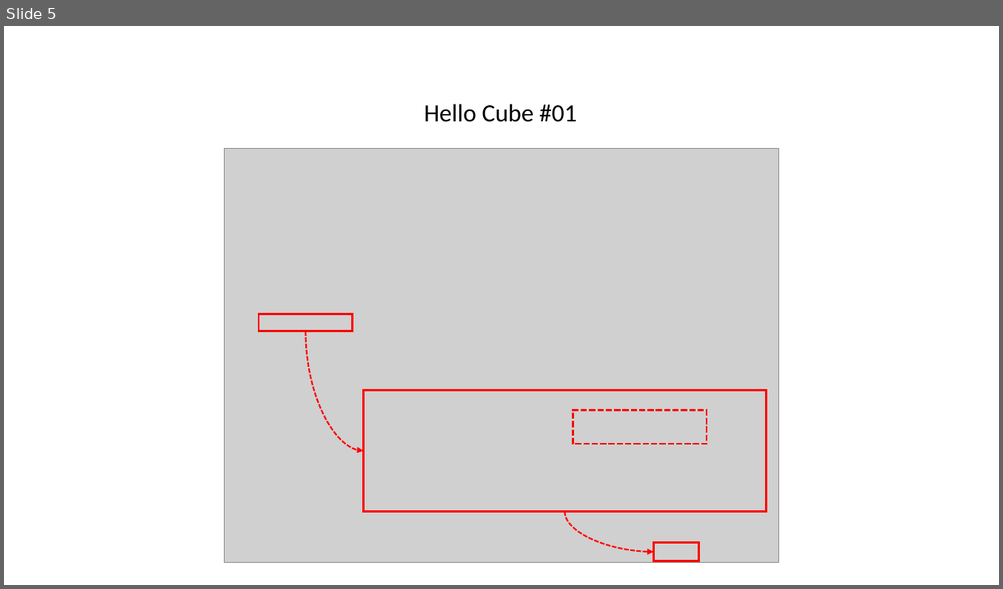
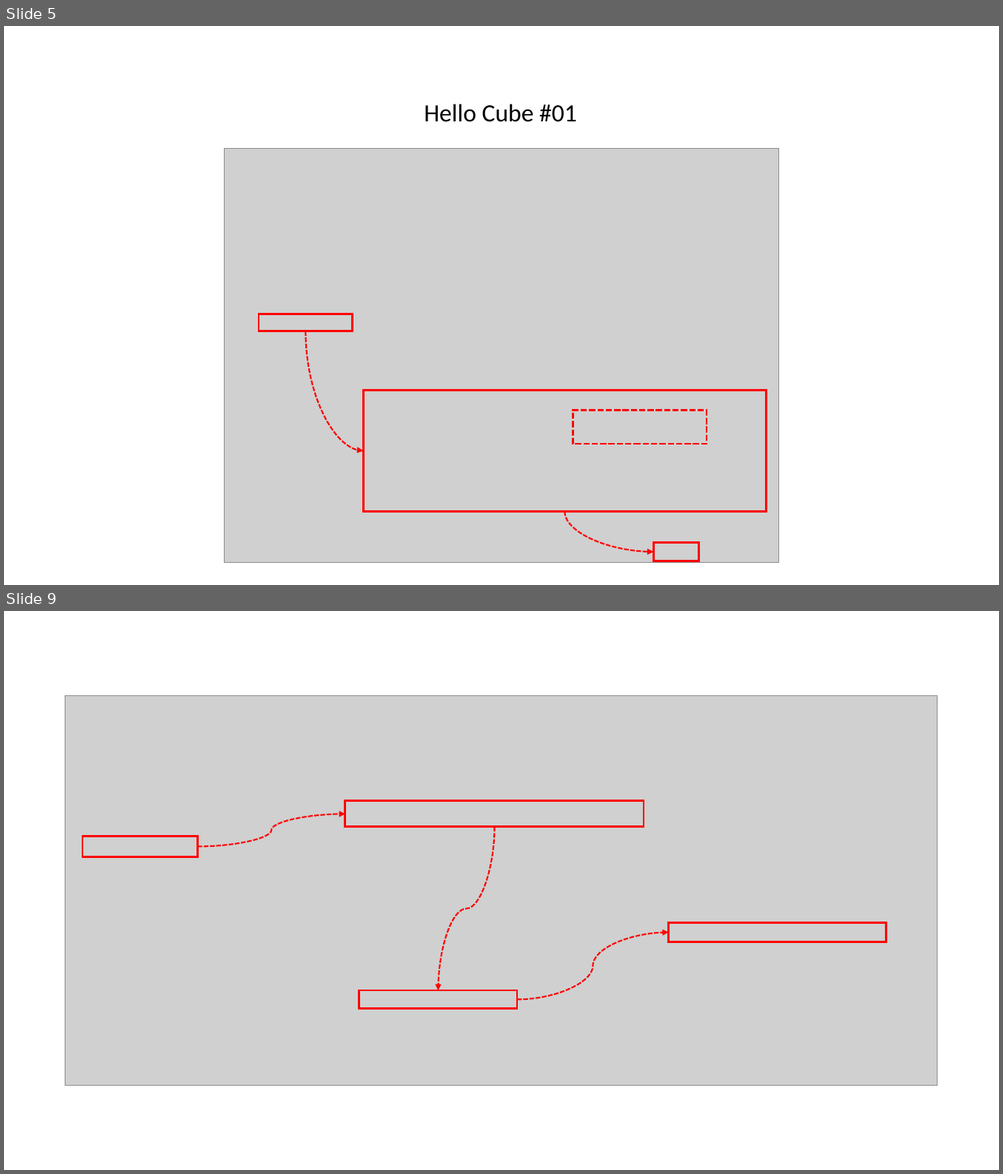
Before and after one commit to gtuja/CSC_MS, a slide deck: Resources/Part1/Part1_Resources.pptx. Shown one above the other, each under a label of ours: slide 5 before the commit, slides 5 and 9 after it; the slides between them are not shown. The pictures are 1003x589 and 1003x1174 pixels, drawn with LibreOffice and Linux fonts; fonts in the diff are those of the drawing; grey boxes stand for pictures. Boxes give left, top, right and bottom in pixels: in the first picture for what was removed or moved away, otherwise in the second. Text is boxed around its words. In the diff, an @@ line names an element or a change of style, - is before the commit and + after.

```diff
--- a/Resources/Part1/Part1_Resources.pptx
+++ b/Resources/Part1/Part1_Resources.pptx
@@ slide 9 added at [4,611,999,1170], background #FFFFFF @@
@@ picture added at [65,696,937,1086] @@
@@ rectangle added at [345,801,643,827], outline #FF0000 2 pt @@
@@ curved arrow added from (197, 847) to (345, 814), #FF0000 1.5 pt dashed @@
@@ curved arrow added from (494, 827) to (438, 991), #FF0000 1.5 pt dashed @@
@@ rectangle added at [82,836,197,858], outline #FF0000 2 pt @@
@@ curved arrow added from (518, 999) to (669, 933), #FF0000 1.5 pt dashed @@
@@ rectangle added at [669,923,887,942], outline #FF0000 2 pt @@
@@ rectangle added at [359,991,517,1008], outline #FF0000 2 pt @@
```
Also in this commit, not shown: 3 other slides added, 5 other files.
